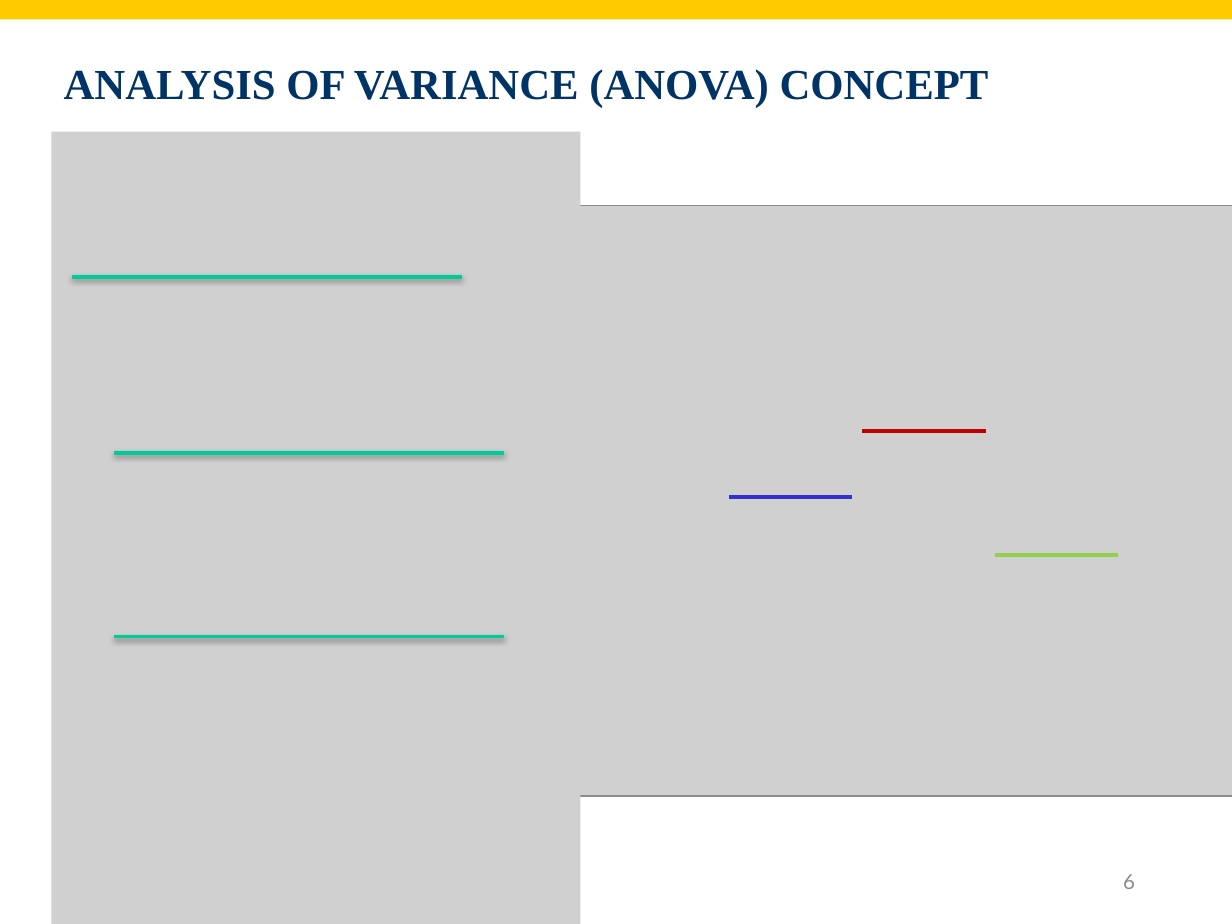
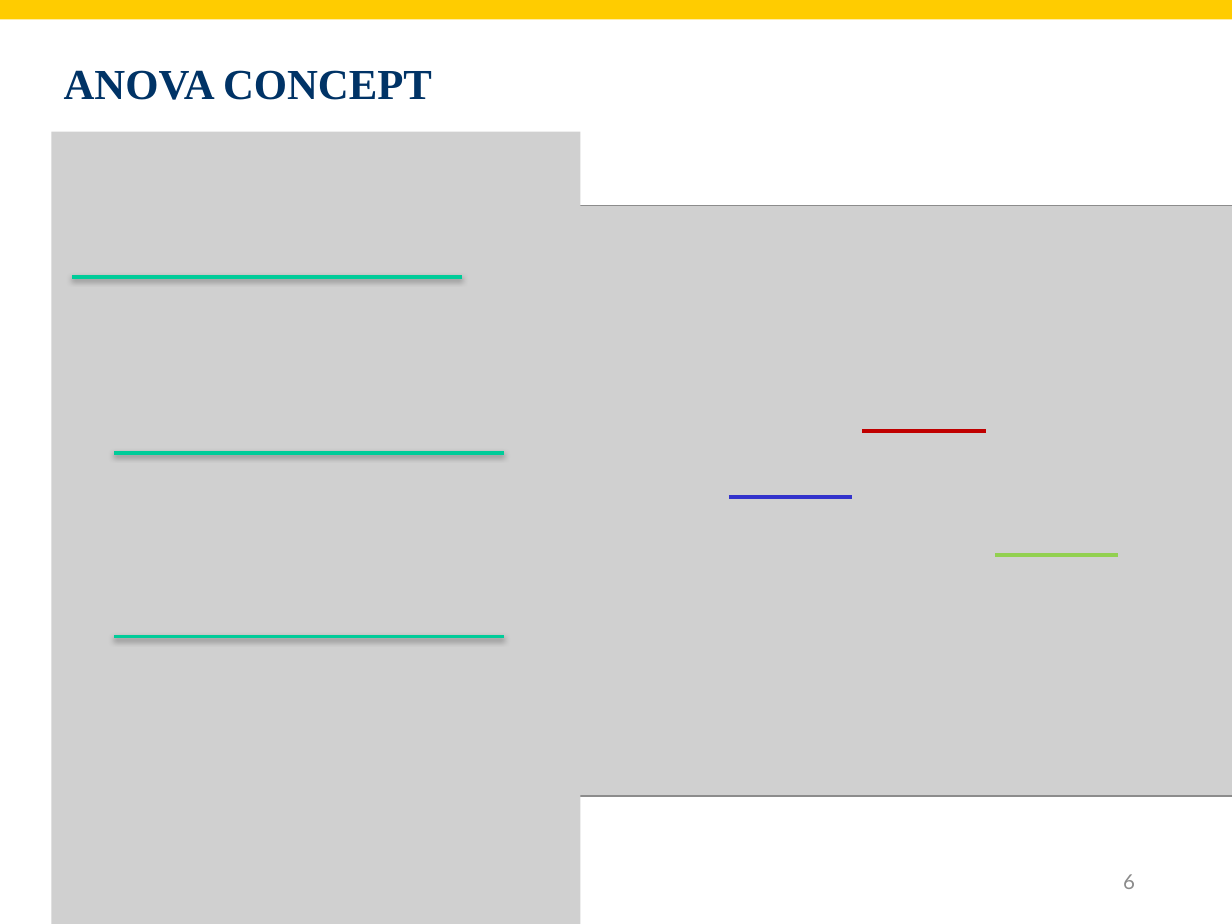
Before and after one commit to shnezam/BUAD1560, a slide deck: slide 6 of slides/pdf/Chapt13.pptx. Drawn at 1232x924 pixels with LibreOffice and Linux fonts; fonts in the diff are those of the drawing; grey boxes stand for pictures; background and template pictures are left out. Boxes give left, top, right and bottom in pixels: in the first picture for what was removed or moved away, otherwise in the second. Text is boxed around its words. In the diff, an @@ line names an element or a change of style, - is before the commit and + after.

```diff
--- a/slides/pdf/Chapt13.pptx
+++ b/slides/pdf/Chapt13.pptx
@@ title at [64, 70, 432, 100]: text changed @@
-ANALYSIS OF VARIANCE (ANOVA) CONCEPT
+ANOVA CONCEPT
```
Also in this commit, not shown: 1 slide added.
